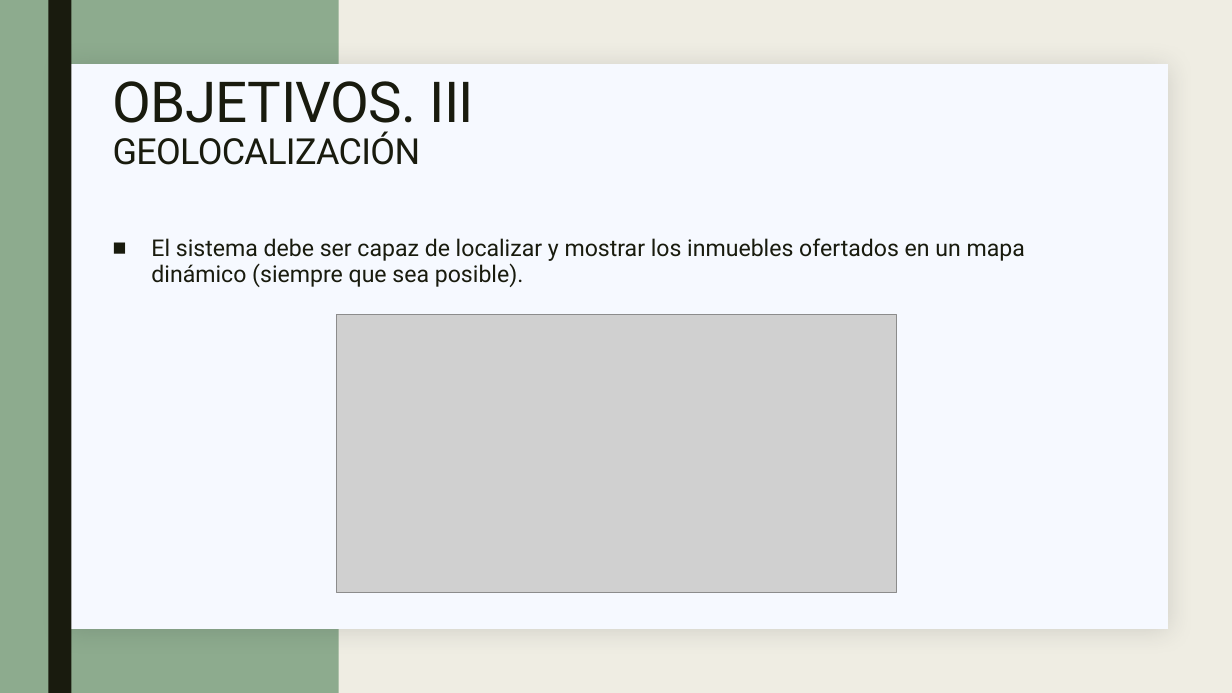
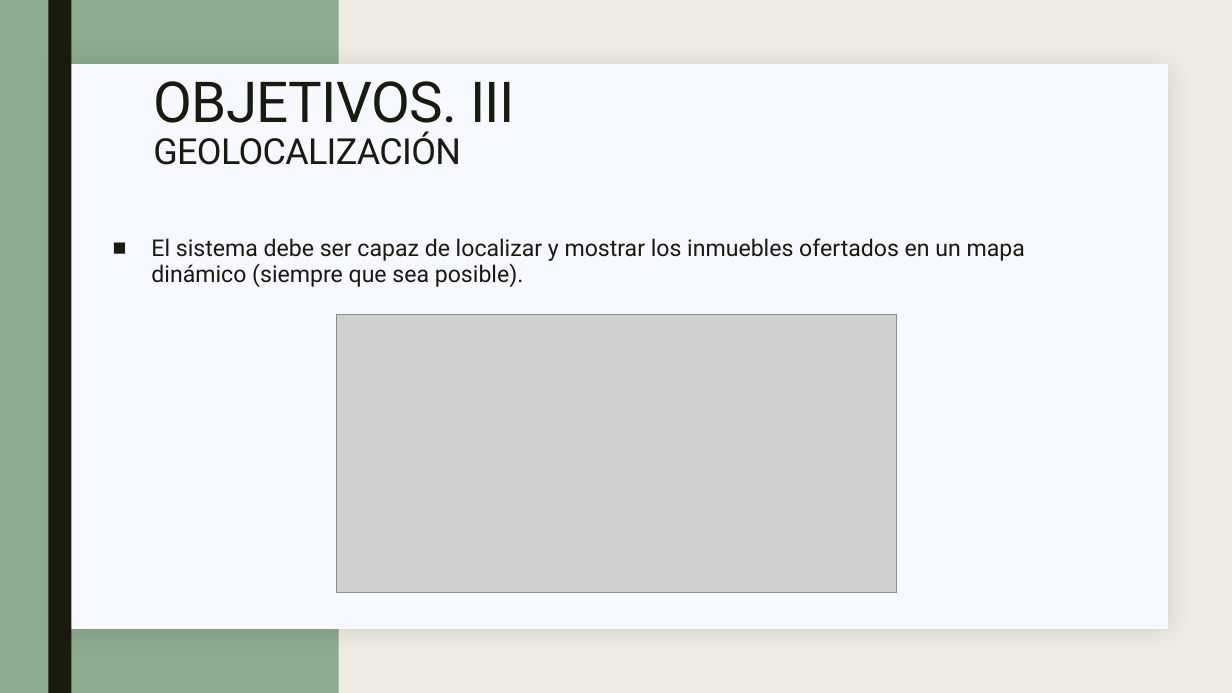
Before and after one commit to golmenero/tfg_inmobiliaria, a slide deck: slide 9 of MATERIAL/Defensa/Presentación.pptx. Drawn at 1232x693 pixels with LibreOffice and Linux fonts; fonts in the diff are those of the drawing; grey boxes stand for pictures; background and template pictures are left out. Boxes give left, top, right and bottom in pixels: in the first picture for what was removed or moved away, otherwise in the second. Text is boxed around its words. In the diff, an @@ line names an element or a change of style, - is before the commit and + after.

```diff
--- a/MATERIAL/Defensa/Presentación.pptx
+++ b/MATERIAL/Defensa/Presentación.pptx
@@ title "OBJETIVOS. III GEOLOCALIZACIÓN" moved from (x1=113, y1=81, x2=474, y2=165) to (x1=153, y1=81, x2=515, y2=165) @@
```
Also in this commit, not shown: 8 other slides changed, 5 slides added.
